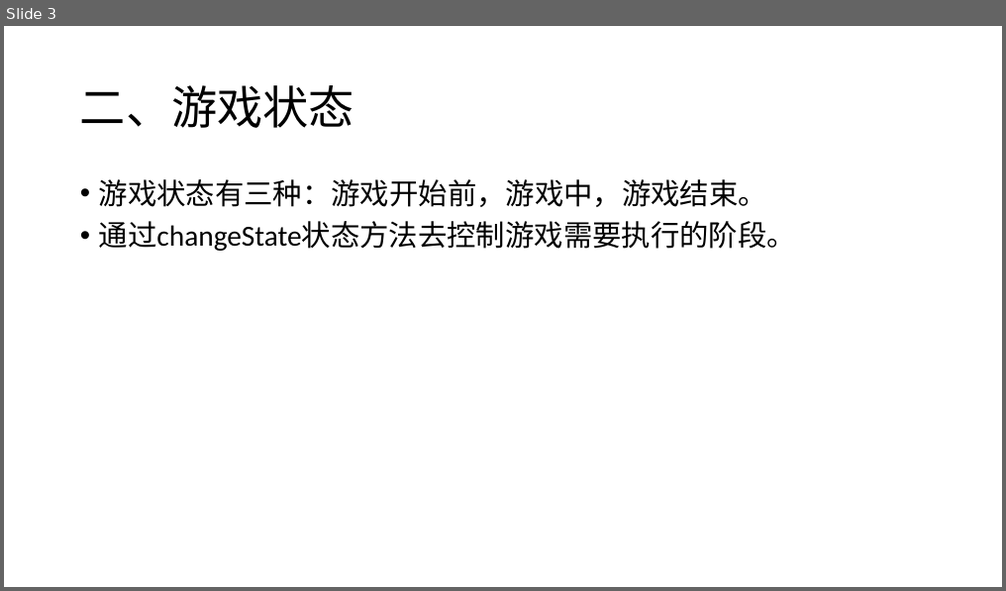
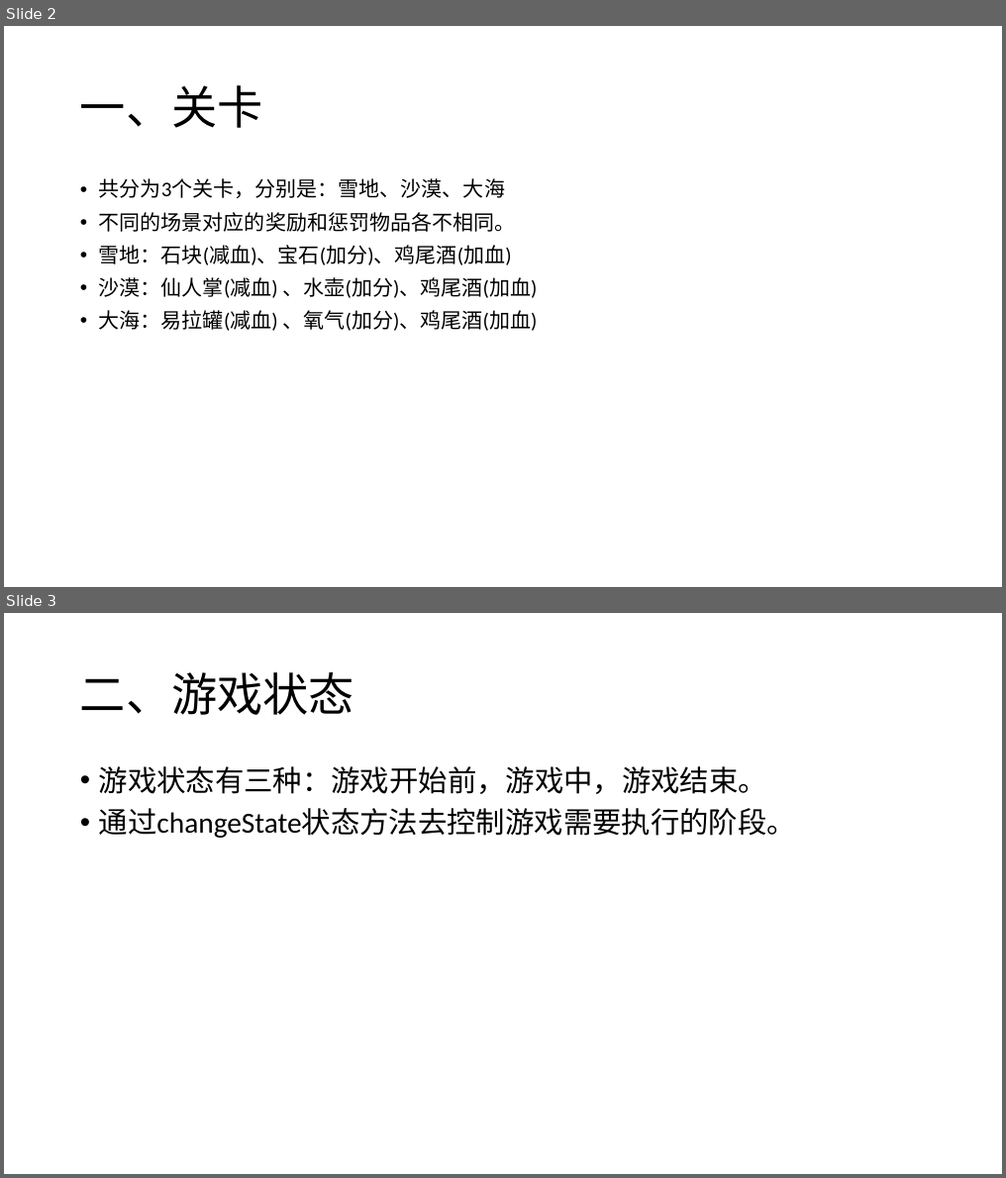
Before and after one commit to wanjingzhang/WLT-Self-Training, a slide deck: 02HTML/4Canvas/DEMO/CanvasGame.pptx. Shown one above the other, each under a label of ours: slide 3 before the commit, slides 2 and 3 after it. The pictures are 1006x591 and 1006x1178 pixels, drawn with LibreOffice and Linux fonts; fonts in the diff are those of the drawing. Boxes give left, top, right and bottom in pixels: in the first picture for what was removed or moved away, otherwise in the second. Text is boxed around its words. In the diff, an @@ line names an element or a change of style, - is before the commit and + after.

```diff
--- a/02HTML/4Canvas/DEMO/CanvasGame.pptx
+++ b/02HTML/4Canvas/DEMO/CanvasGame.pptx
@@ slide 2 added at box(4, 26, 1002, 587), background #FFFFFF @@
@@ title added at box(80, 85, 263, 128), 44 pt, text #000000 @@
+一、关卡
@@ text added at box(99, 178, 538, 331), 20 pt, text #000000 @@
+• 共分为3个关卡，分别是：雪地、沙漠、大海
+• 不同的场景对应的奖励和惩罚物品各不相同。
+• 雪地：石块(减血)、宝石(加分)、鸡尾酒(加血)
+• 沙漠：仙人掌(减血) 、水壶(加分)、鸡尾酒(加血)
+• 大海：易拉罐(减血) 、氧气(加分)、鸡尾酒(加血)
```
Also in this commit, not shown: 3 slides changed, 1 slide removed, 44 other files.
